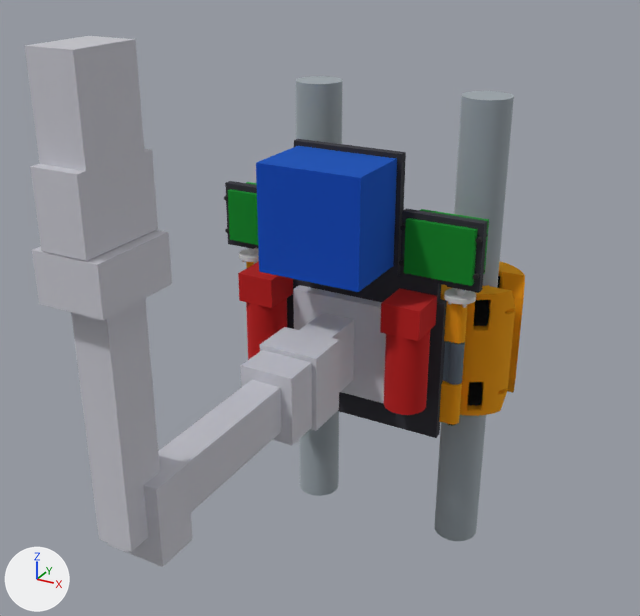
Renders of the glTF model renders/cart_v2/cart_assembly.glb from each side of a commit.
Before and after are seen from a camera (50 mm lens) standing at (239.0, -542.0, 266.0) and looking at (3.0, -113.0, 52.0). The axes (+X, +Y, +Z) are drawn at lower left. The lights are the same throughout. The older version comes first. Where no turn or scale is listed for an object, it has been applied to the vertices. Vertices at exactly the same position are counted once.

Script lines for the objects in view, before the commit:
```python
ob_battery = bpy.data.objects.new('battery', me_battery)
ob_battery.location = (0.0, 0.0, 0.0)
ob_hinge_pipe_b_horn_coupler = bpy.data.objects.new('hinge_pipe_B_horn_coupler', me_hinge_pipe_b_horn_coupler)
ob_hinge_pipe_b_horn_coupler.location = (0.0, 0.0, 0.0)
ob_hinge_pipe_b_rotation_servo = bpy.data.objects.new('hinge_pipe_B_rotation_servo', me_hinge_pipe_b_rotation_servo)
ob_hinge_pipe_b_rotation_servo.location = (0.0, 0.0, 0.0)
ob_hinge_pipe_b_servo_ear_screws = bpy.data.objects.new('hinge_pipe_B_servo_ear_screws', me_hinge_pipe_b_servo_ear_screws)
ob_hinge_pipe_b_servo_ear_screws.location = (0.0, 0.0, 0.0)
ob_hinge_pipe_c_horn_coupler = bpy.data.objects.new('hinge_pipe_C_horn_coupler', me_hinge_pipe_c_horn_coupler)
ob_hinge_pipe_c_horn_coupler.location = (0.0, 0.0, 0.0)
ob_hinge_pipe_c_rotation_servo = bpy.data.objects.new('hinge_pipe_C_rotation_servo', me_hinge_pipe_c_rotation_servo)
ob_hinge_pipe_c_rotation_servo.location = (0.0, 0.0, 0.0)
ob_hinge_pipe_c_servo_ear_screws = bpy.data.objects.new('hinge_pipe_C_servo_ear_screws', me_hinge_pipe_c_servo_ear_screws)
ob_hinge_pipe_c_servo_ear_screws.location = (0.0, 0.0, 0.0)
ob_hinge_pipe_c_sleeve_leaf_knuckles = bpy.data.objects.new('hinge_pipe_C_sleeve_leaf_knuckles', me_hinge_pipe_c_sleeve_leaf_knuckles)
ob_hinge_pipe_c_sleeve_leaf_knuckles.location = (0.0, 0.0, 0.0)
ob_so101_arm_envelope = bpy.data.objects.new('so101_arm_envelope', me_so101_arm_envelope)
ob_so101_arm_envelope.location = (0.0, 0.0, 0.0)
# also in view: 'track_pipe_B' at (-60.0, 0.0, 0.0); 'drive_motors' at (-12.0, -66.0, 10.0); 'hand_on_pipe_C_sleeve' at (59.0, -3.0, 0.0); 'track_pipe_C' at (60.0, 0.0, 0.0); 'base_plate' at (-12.0, -49.0, 40.0)
```
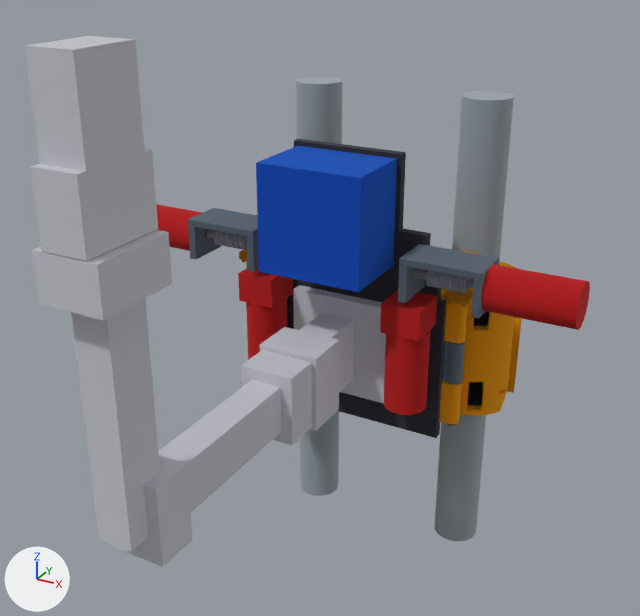
Patch to the scene script:
```diff
--- a/renders/cart_v2/cart_assembly.glb.py
+++ b/renders/cart_v2/cart_assembly.glb.py
@@ mat_mat_6 @@
 mat_mat_6 = principled_material('mat_6')
-mat_mat_6.base_color = (0.787, 0.787, 0.787)  # white #e5e5e5
+mat_mat_6.base_color = (0.692, 0.38, 0.0331)  # orange #d9a633
 mat_mat_6.metallic = 1.0
@@ mat_mat_7 @@
 mat_mat_7 = principled_material('mat_7')
-mat_mat_7.base_color = (0.0331, 0.448, 0.0732)  # green #33b34c
+mat_mat_7.base_color = (0.448, 0.448, 0.523)  # light grey #b3b3bf
 mat_mat_7.metallic = 1.0
@@ mat_mat_8 @@
 mat_mat_8 = principled_material('mat_8')
-mat_mat_8.base_color = (0.0331, 0.171, 0.692)  # blue #3373d9
+mat_mat_8.base_color = (0.214, 0.263, 0.319)  # greyish blue #7f8c99
 mat_mat_8.metallic = 1.0
@@ mat_mat_10 @@
 mat_mat_10 = principled_material('mat_10')
-mat_mat_10.base_color = (0.748, 0.748, 0.787)  # white #e0e0e5
+mat_mat_10.base_color = (0.0331, 0.171, 0.692)  # blue #3373d9
 mat_mat_10.metallic = 1.0
@@ me_base_plate @@
-me_base_plate.from_pydata(...)  # 64 vertices, 132 faces; spans x -105.0..81.0, y -52.0..-46.0, z -56.0..135.0
+me_base_plate.from_pydata(...)  # 32 vertices, 60 faces; spans x -83.0..59.0, y -52.0..-46.0, z -56.0..135.0
+# me_base_plate part 1
+# 44 vertices are removed from x -105.0..81.0, y -52.0..-46.0, z 55.0..100.0
+# 112 faces are deleted
+# 12 vertices are added at x -69.0..45.0, y -52.0..-46.0, z 56.0..86.0
+# 40 new faces join them
 me_base_plate.materials.append(mat_mat_0)
@@ me_battery @@
 me_battery.from_pydata(...)  # 8 vertices, 12 faces; spans x -47.0..23.0, y -102.0..-52.0, z 62.0..132.0
-me_battery.materials.append(mat_mat_8)  # blue #3373d9
+me_battery.materials.append(mat_mat_10)  # blue #3373d9
@@ me_so101_arm_envelope @@
 me_so101_arm_envelope.from_pydata(...)  # 84 vertices, 148 faces; spans x -47.0..23.0, y -299.0..-52.0, z -35.0..223.0
-me_so101_arm_envelope.materials.append(mat_mat_10)  # white #e0e0e5
+me_so101_arm_envelope.materials.append(mat_mat_11)  # white #e0e0e5
@@ ob_hinge_pipe_c_horn_coupler @@
-ob_hinge_pipe_c_horn_coupler = bpy.data.objects.new('hinge_pipe_C_horn_coupler', me_hinge_pipe_c_horn_coupler)
@@ ob_hinge_pipe_c_rotation_servo @@
-ob_hinge_pipe_c_rotation_servo = bpy.data.objects.new('hinge_pipe_C_rotation_servo', me_hinge_pipe_c_rotation_servo)
@@ ob_hinge_pipe_c_servo_ear_screws @@
-ob_hinge_pipe_c_servo_ear_screws = bpy.data.objects.new('hinge_pipe_C_servo_ear_screws', me_hinge_pipe_c_servo_ear_screws)
@@ ob_hinge_pipe_b_horn_coupler @@
-ob_hinge_pipe_b_horn_coupler = bpy.data.objects.new('hinge_pipe_B_horn_coupler', me_hinge_pipe_b_horn_coupler)
@@ ob_hinge_pipe_b_rotation_servo @@
-ob_hinge_pipe_b_rotation_servo = bpy.data.objects.new('hinge_pipe_B_rotation_servo', me_hinge_pipe_b_rotation_servo)
@@ ob_hinge_pipe_b_servo_ear_screws @@
-ob_hinge_pipe_b_servo_ear_screws = bpy.data.objects.new('hinge_pipe_B_servo_ear_screws', me_hinge_pipe_b_servo_ear_screws)
@@ ob_hinge_pipe_b_worm_motor @@
+ob_hinge_pipe_b_worm_motor = bpy.data.objects.new('hinge_pipe_B_worm_motor', me_hinge_pipe_b_worm_motor)  # 504 vertices, 1004 faces; spans x -171.0..-110.0, y -81.0..-53.0, z 52.0..80.0; in mat_mat_9 (red #d94040)
+ob_hinge_pipe_b_worm_motor.location = (0.0, 0.0, 0.0)
@@ ob_hinge_pipe_b_worm_bracket @@
+ob_hinge_pipe_b_worm_bracket = bpy.data.objects.new('hinge_pipe_B_worm_bracket', me_hinge_pipe_b_worm_bracket)  # 520 vertices, 1044 faces; spans x -116.0..-64.0, y -82.0..-52.0, z 52.0..80.0; in mat_mat_8 (greyish blue #7f8c99)
+ob_hinge_pipe_b_worm_bracket.location = (0.0, 0.0, 0.0)
@@ ob_hinge_pipe_b_worm @@
+ob_hinge_pipe_b_worm = bpy.data.objects.new('hinge_pipe_B_worm', me_hinge_pipe_b_worm)  # 3276 vertices, 6548 faces; spans x -116.0..-64.0, y -73.0..-61.0, z 60.0..72.0; in mat_mat_7 (light grey #b3b3bf)
+ob_hinge_pipe_b_worm.location = (0.0, 0.0, 0.0)
@@ ob_hinge_pipe_b_worm_wheel_hub @@
+ob_hinge_pipe_b_worm_wheel_hub = bpy.data.objects.new('hinge_pipe_B_worm_wheel_hub', me_hinge_pipe_b_worm_wheel_hub)  # 1906 vertices, 3816 faces; spans x -110.0..-70.0, y -63.0..-23.0, z 42.0..70.0; in mat_mat_6 (orange #d9a633)
+ob_hinge_pipe_b_worm_wheel_hub.location = (0.0, 0.0, 0.0)
@@ ob_hinge_pipe_c_worm_motor @@
+ob_hinge_pipe_c_worm_motor = bpy.data.objects.new('hinge_pipe_C_worm_motor', me_hinge_pipe_c_worm_motor)  # 504 vertices, 1004 faces; spans x 86.0..147.0, y -81.0..-53.0, z 52.0..80.0; in mat_mat_9 (red #d94040)
+ob_hinge_pipe_c_worm_motor.location = (0.0, 0.0, 0.0)
@@ ob_hinge_pipe_c_worm_bracket @@
+ob_hinge_pipe_c_worm_bracket = bpy.data.objects.new('hinge_pipe_C_worm_bracket', me_hinge_pipe_c_worm_bracket)  # 520 vertices, 1044 faces; spans x 40.0..92.0, y -82.0..-52.0, z 52.0..80.0; in mat_mat_8 (greyish blue #7f8c99)
+ob_hinge_pipe_c_worm_bracket.location = (0.0, 0.0, 0.0)
@@ ob_hinge_pipe_c_worm @@
+ob_hinge_pipe_c_worm = bpy.data.objects.new('hinge_pipe_C_worm', me_hinge_pipe_c_worm)  # 3276 vertices, 6548 faces; spans x 40.0..92.0, y -73.0..-61.0, z 60.0..72.0; in mat_mat_7 (light grey #b3b3bf)
+ob_hinge_pipe_c_worm.location = (0.0, 0.0, 0.0)
@@ ob_hinge_pipe_c_worm_wheel_hub @@
+ob_hinge_pipe_c_worm_wheel_hub = bpy.data.objects.new('hinge_pipe_C_worm_wheel_hub', me_hinge_pipe_c_worm_wheel_hub)  # 1906 vertices, 3816 faces; spans x 46.0..86.0, y -63.0..-23.0, z 42.0..70.0; in mat_mat_6 (orange #d9a633)
+ob_hinge_pipe_c_worm_wheel_hub.location = (0.0, 0.0, 0.0)
```

Changed parts and their boxes (x1, y1, x2, y2) in the pictures (640 x 616 px):
'base_plate', reshaped
    before: (225, 139, 488, 438)
    after: (287, 139, 447, 438)
'hinge_pipe_C_worm_motor', added (red)
    after: (481, 264, 590, 330)
'hinge_pipe_C_rotation_servo', deleted (green)
    before: (404, 209, 489, 286)
'hinge_pipe_C_worm_bracket', added
    after: (398, 244, 499, 318)
'hinge_pipe_B_worm_bracket', added
    after: (188, 208, 259, 272)
'hinge_pipe_B_rotation_servo', deleted (green)
    before: (228, 182, 258, 245)
'hinge_pipe_B_worm_motor', added (red)
    after: (156, 204, 208, 251)
'hinge_pipe_C_worm', added
    after: (414, 270, 474, 293)
'hinge_pipe_B_worm', added
    after: (206, 230, 247, 250)
'hinge_pipe_C_horn_coupler', deleted
    before: (444, 288, 476, 308)
'hinge_pipe_C_worm_wheel_hub', added
    after: (444, 250, 484, 308)
'hinge_pipe_B_horn_coupler', deleted
    before: (239, 248, 259, 264)
'hinge_pipe_C_servo_ear_screws', deleted
    before: (399, 224, 488, 280)
'hinge_pipe_B_worm_wheel_hub', added (mostly hidden)
    after: (239, 250, 247, 262)
'hinge_pipe_B_servo_ear_screws', deleted (mostly hidden)
    before: (224, 195, 229, 233)
part 1 of me_base_plate, reshaped
    before: (225, 181, 488, 337)
    after: (385, 206, 438, 337)
